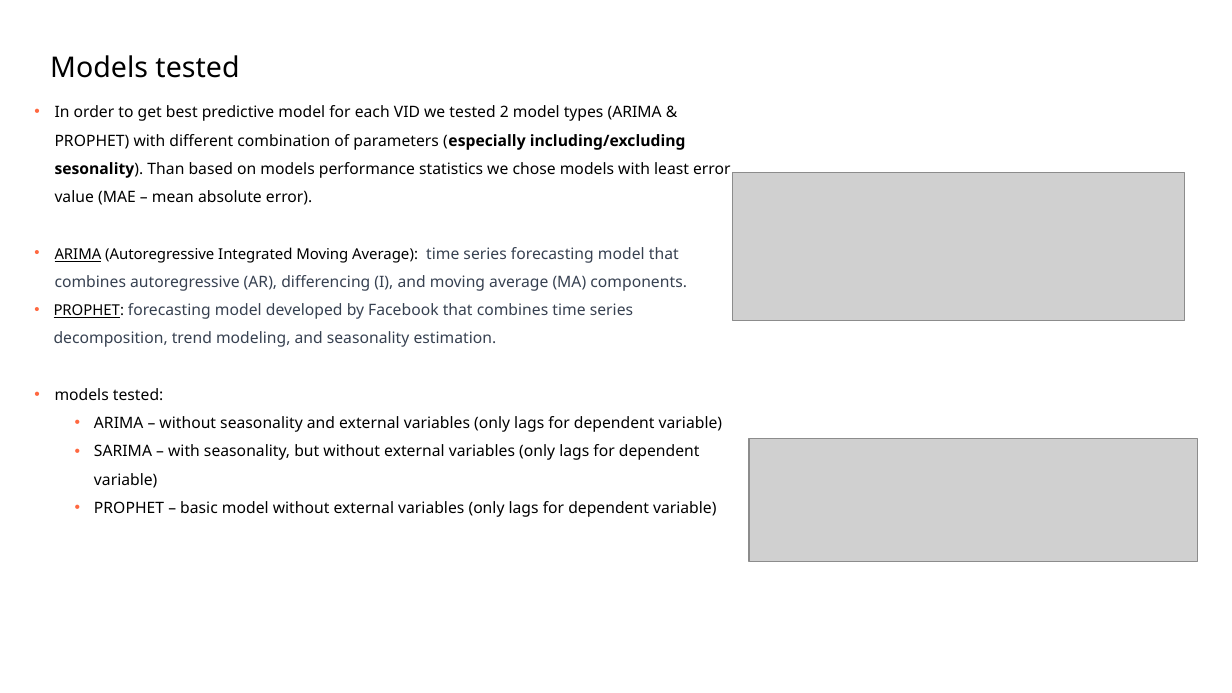
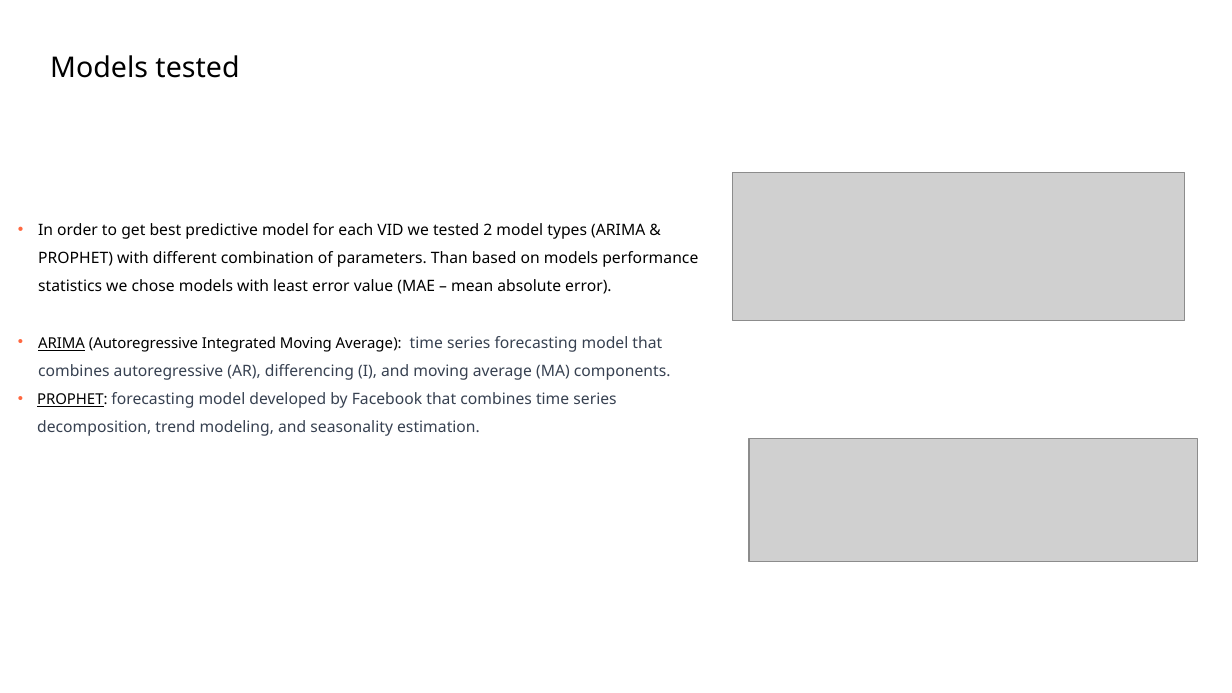
Before and after one commit to mnowicki94/udacity_clean_code_task, a slide deck: slide 33 of cdp.pptx (slide 16 before the commit). Drawn at 1232x693 pixels with LibreOffice and Linux fonts; fonts in the diff are those of the drawing; grey boxes stand for pictures; background and template pictures are left out. Boxes give left, top, right and bottom in pixels: in the first picture for what was removed or moved away, otherwise in the second. Text is boxed around its words. In the diff, an @@ line names an element or a change of style, - is before the commit and + after.

Commit message:
ppt update

```diff
--- a/cdp.pptx
+++ b/cdp.pptx
@@ text "In order to get best ...": place and size @@
-text "In order to get best ..." at [54,105,731,517]
+text "In order to get best ..." at [37,223,698,436]
@@ text at [38,223,698,294]: text changed @@
-  • In order to get best predictive model for each VID we tested 2 model types (ARIMA & PROPHET) with different combination of parameters (especially including/excluding sesonality). Than based on models performance statistics we chose models with least error value (MAE – mean absolute error).
+  • In order to get best predictive model for each VID we tested 2 model types (ARIMA & PROPHET) with different combination of parameters. Than based on models performance statistics we chose models with least error value (MAE – mean absolute error).
@@ text at [55,388,722,517]: paragraphs removed @@
-  • models tested:
-                • ARIMA – without seasonality and external variables (only lags for dependent variable)
-                • SARIMA – with seasonality, but without external variables (only lags for dependent variable)
-                • PROPHET – basic model without external variables (only lags for dependent variable)
```
Also in this commit, not shown: 13 other slides changed, 1 slide added.
